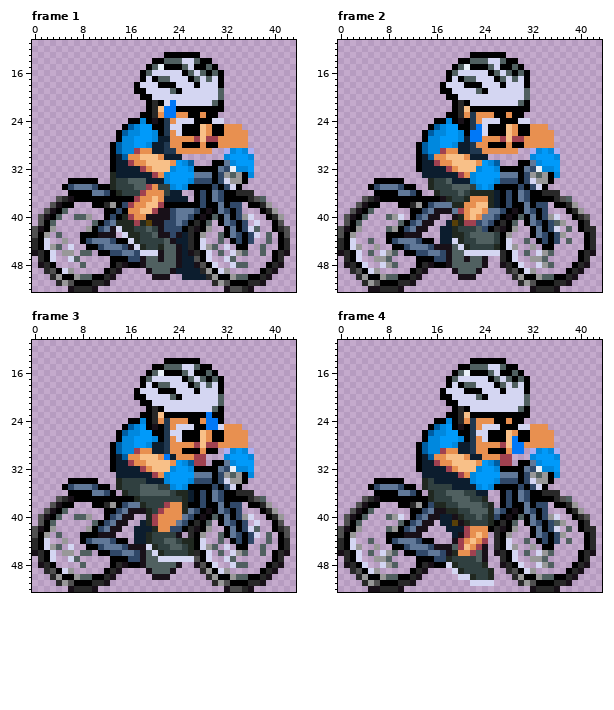
Two versions of one animated GIF sprite, images/ChrisSpriteTired.gif. The picture above was drawn from the file before the commit.
The file is 98x106 pixels, drawn in blocks of 2x2; one block is one cell here. Shown: frame 1: x 0..43, y 11..52; frame 2: x 0..43, y 11..52; frame 3: x 0..43, y 11..52; frame 4: x 0..43, y 11..52. The commit also changed other frames, which this record leaves out.
New version:
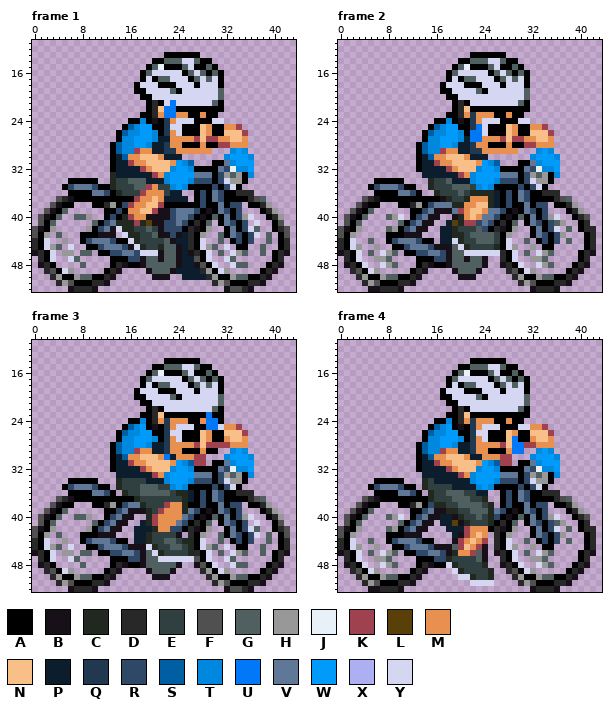
Palette (. is transparent): A #000000  B #181018  C #202820  D #282828  E #304040  F #505050  G #506060  H #989898  J #e8f0f8  K #a04150  L #584008  M #e89050  N #f8c088  P #0c1d2e  Q #203850  R #304868  S #005ea2  T #0088de  U #0078f8  V #607898  W #009afa  X #acaff2  Y #d4d6f2
The exact change:
Changed rows in their new state; - is an unchanged pixel.
Frame 1:
first column x 31:
25 ---K--
26 -NNNK-
27 --NN--
28 KK----
29 -.---.
Frame 2: the same change as frame 1
Frame 3: the same change as frame 1
Frame 4: the same change as frame 1
Pixel boxes of the changes (left, top, right, bottom) in both pictures:
changed: (218, 124, 254, 154)
changed: (524, 124, 560, 154)
changed: (218, 424, 254, 454)
changed: (524, 424, 560, 454)
